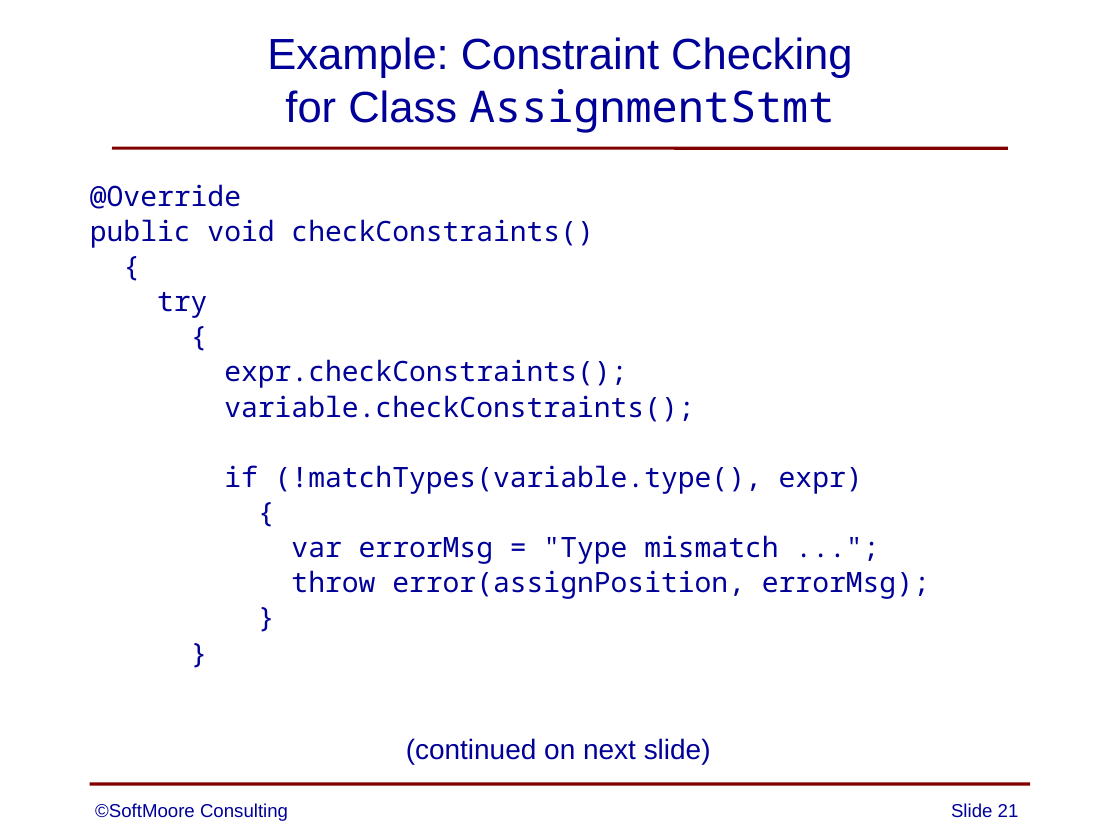
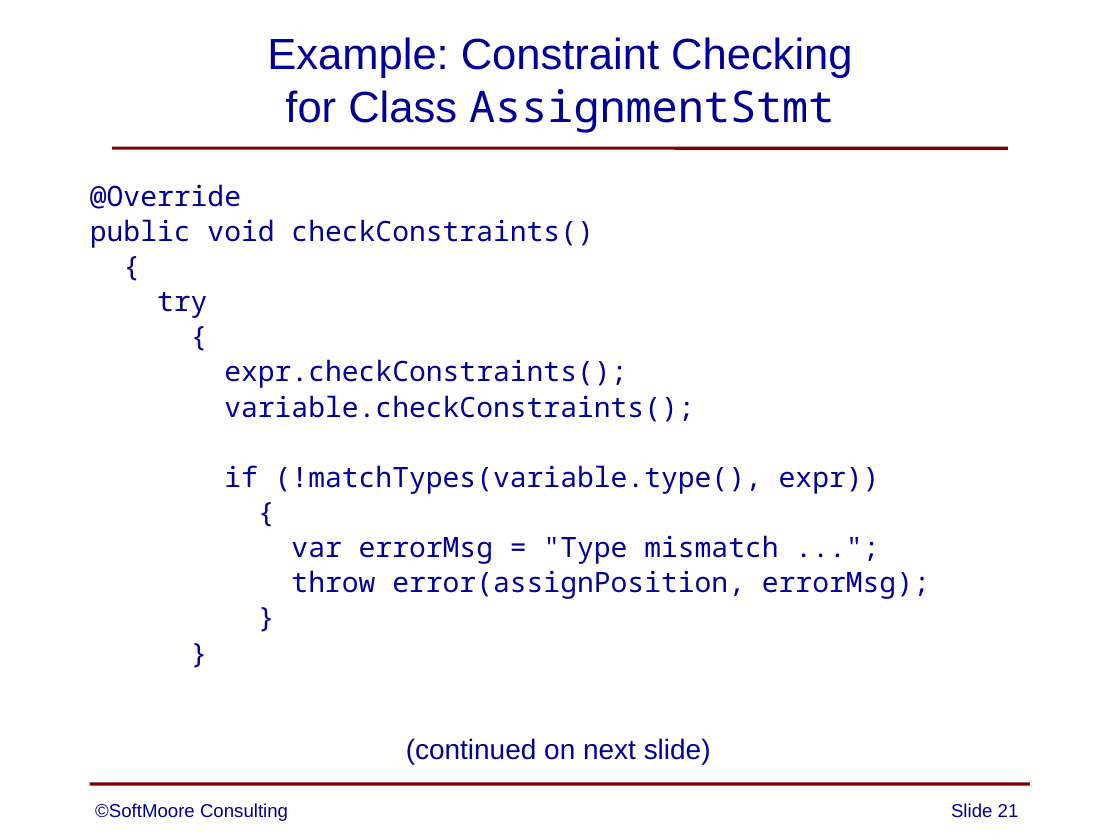
Before and after one commit to SoftMoore/CPRL-Java-4th, a slide deck: slide 21 of PowerPoints/09 - Constraint Analysis.pptx. Drawn at 1120x840 pixels with LibreOffice and Linux fonts; fonts in the diff are those of the drawing. Boxes give left, top, right and bottom in pixels: in the first picture for what was removed or moved away, otherwise in the second. Text is boxed around its words. In the diff, an @@ line names an element or a change of style, - is before the commit and + after.

Commit message:
added missing right paren on one slide

```diff
--- a/PowerPoints/09 - Constraint Analysis.pptx
+++ b/PowerPoints/09 - Constraint Analysis.pptx
@@ text at (224, 465, 880, 494): text changed @@
-if (!matchTypes(variable.type(), expr)
+if (!matchTypes(variable.type(), expr))
```
